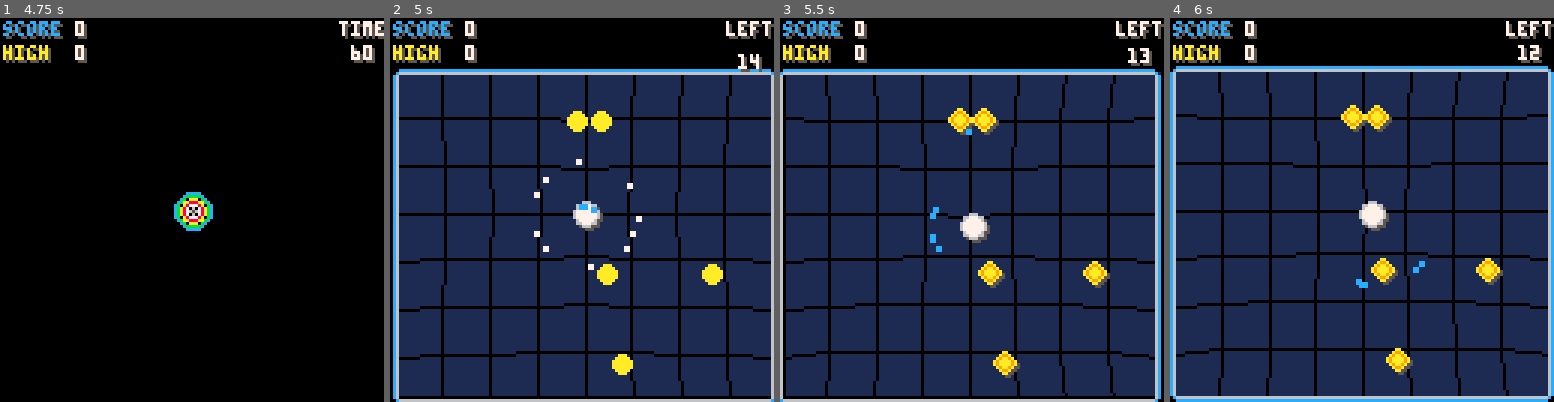
Above: before the commit, frames 1-4 (left to right).
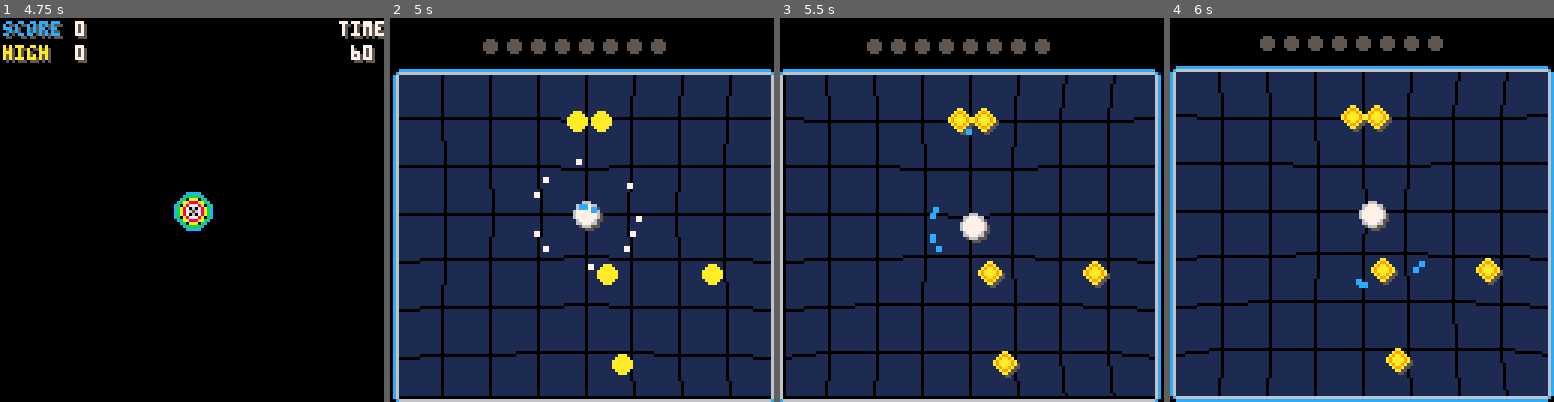
Above: after the commit, the same moments.

Repository: tesselode/netty
Game: PICO-8 cartridge netty.p8
Same seed, same stepped clock (60 frames per second), same inputs: the game is played once before the commit and once after it.
Inputs:
- Up to frame 1 (4.75 s): tap O (Z key) at 0.7, 1.7, 2.1, 2.5, 2.9, 3.3, 3.7, 4.1, 4.5 s; hold Right 1.6-2.1 s; hold Up 2.15-2.42 s; hold Right 2.47-3.03 s; hold Left 3.08-3.58 s; hold Down 3.63-3.97 s; hold Right 4.02-4.68 s; hold Up from 4.73 s (still down)
- Up to frame 2 (5 s): keep holding Up; tap O (Z key) at 4.9 s
- Up to frame 3 (5.5 s): release Up at 5.03 s; hold Left from 5.08 s (still down); tap O (Z key) at 5.3 s
- Up to frame 4 (6 s): release Left at 5.68 s; tap O (Z key) at 5.7 s; hold Down from 5.73 s (still down)

Frame 1 is identical in both runs. In frame 2, 2.8% of the frame differs, in the area x 0-100%, y 0-15%; in frame 3, 2.8%; in frame 4, 2.8%, in the area x 0-100%, y 0-12%.

Commit message:
zen mode

Diff:
--- a/netty.p8
+++ b/netty.p8
@@ -606,6 +606,7 @@
  end
 
  function scorepopup:draw()
+  if state.gameplay.gametype == 3 then return false end
   local s = self.score .. '00'
 	 printc(s, self.x + 1, self.y + 1, 5)
   printc(s, self.x, self.y, self.col)
@@ -630,6 +631,7 @@
  end
 
  function text:draw()
+  if state.gameplay.gametype == 3 then return false end
   printc(self.s, 65, 65 + self.y, 5)
   printc(self.s, 64, 64 + self.y, 11)
  end
@@ -704,7 +706,7 @@
 	gravitytimer = 0
 
 	self.powerups = {}
-	self.gametype = 2
+	self.gametype = 3
 
 	-- cosmetic
 	self.grid = {}
@@ -714,6 +716,12 @@
 	  self.grid[x][y] = class.gridpoint(x, y)
 	 end
 	end
+
+	self.cutedots = {}
+	for i = 1, 8 do
+	 self.cutedots[i] = 0
+	end
+
 	self.timeyoffset = 0
 	self.secondtimer = 1
 	self.displayscore = 0
@@ -730,7 +738,11 @@
 function state.gameplay:powerup()
  -- shuffle powerups
  if #self.powerups == 0 then
-	 self.powerups = {1, 2, 3, 4, 5, 6}
+  if self.gametype == 3 then
+   self.powerups = {2, 3, 4, 5}
+  else
+		 self.powerups = {1, 2, 3, 4, 5, 6}
+		end
 	 for _ = 1, 10 do
 		 for i = 1, #self.powerups - 1 do
 	   local j = i + 1
@@ -915,6 +927,13 @@
  if self.displayscore % 1 > .99 then
   self.displayscore = flr(self.displayscore) + 1
  end
+
+ -- update zen mode visualizer
+ local wiggle = 4000 * sin(uptime/60) * (score.score - self.displayscore) / 400
+ self.cutedots[1] = lerp(self.cutedots[1], wiggle, .1)
+ for i = 8, 2, -1 do
+  self.cutedots[i] = lerp(self.cutedots[i], self.cutedots[i-1], .1)
+ end
 end
 
 function state.gameplay:draw()
@@ -955,7 +974,28 @@
   e:draw()
  end
 
+ -- draw zen mode visualizer
+ if self.gametype == 3 then
+	 for i = 1, 8 do
+	  local x = 32 + 8 * (i - 1)
+	  local wiggle = self.cutedots[i]
+	  if wiggle < -4 then wiggle = -4 end
+	  if wiggle > 4 then wiggle = 4 end
+	  local y = round(8 + wiggle)
+	  local c = 5
+	  if abs(wiggle) > 1 then
+	   c = gridpalette[currentpalette][4]
+	  end
+	  if abs(wiggle) > 3 then
+	   c = gridpalette[currentpalette][5]
+	  end
+	  circfill(x, y, 2, c)
+	 end
+	end
+
  -- draw hud
+ if self.gametype == 3 then return false end
+
  camera()
 
  -- score counter
